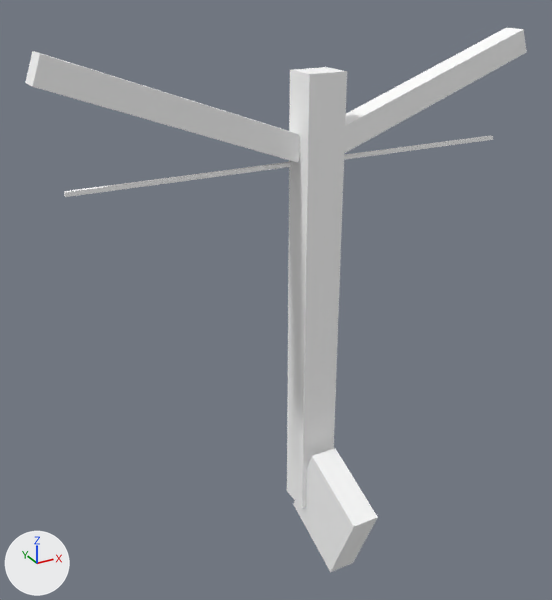
One commit to the glTF model prototypes/souls3d-concept/assets/foes/w_crossbow.glb: the scene before it, then after it.
The view is the same before and after, from a 50 mm camera at (-0.766, -1.183, 1.053) aimed at (-0.087, 0.052, 0.436). The axes (+X, +Y, +Z) are drawn at lower left. The lights are the same throughout. The first picture is the older version. Vertices at exactly the same position are counted once.

The scene before the commit, as lines of its bpy script (objects in view):
```python
me_w_crossbow = bpy.data.meshes.new('w_crossbow')
me_w_crossbow.from_pydata(...)  # 48 vertices, 72 faces; spans x -0.513..0.513, y -0.172..0.12, z -0.177..0.929
me_w_crossbow.materials.append(mat_foe)
ob_w_crossbow = bpy.data.objects.new('w_crossbow', me_w_crossbow)
ob_w_crossbow.location = (0.0, 0.0, 0.0)
```
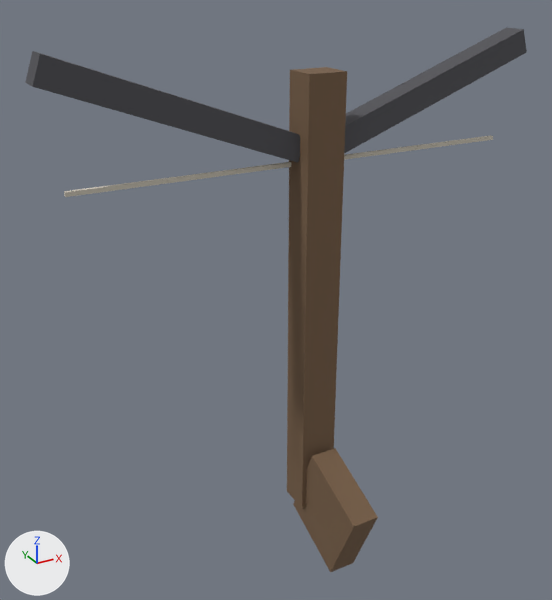
Boxes [x1, y1, x2, y2] around the edits, measured in the pictures (552 x 600 px):
```json
{"part": 1, "of": "me_w_crossbow", "change": "recoloured", "before": [287, 67, 378, 572], "after": [287, 67, 378, 572], "on screen": "white to brown"}
{"part": 2, "of": "me_w_crossbow", "change": "recoloured", "before": [25, 28, 527, 163], "after": [25, 28, 527, 163], "on screen": "white to dark grey"}
{"part": 3, "of": "me_w_crossbow", "change": "recoloured", "before": [64, 135, 493, 197], "after": [64, 135, 493, 197]}
```

The change, as JSON lines over the scene's bpy script:
```json
{"block": "me_w_crossbow", "where": "me_w_crossbow.from_pydata(...)  # 48 vertices, 72 faces; spans x -0.513..0.513, y -0.172..0.12, z -0.177..0.929"}
{"block": "me_w_crossbow", "where": "# used by ob_w_crossbow; location = (0.0, 0.0, 0.0)"}
{"block": "me_w_crossbow", "change": "me_w_crossbow part 1: 24 faces centred in x -0.04..0.04, y -0.146..0.085, z -0.154..0.875 are repainted in the vertex colours; the middle colour goes from white #ffffff to brown #765d45"}
{"block": "me_w_crossbow", "change": "me_w_crossbow part 2: 24 faces centred in x -0.508..0.508, y 0.045..0.095, z 0.726..0.914 are repainted in the vertex colours; the middle colour goes from white #ffffff to dark grey #505055"}
{"block": "me_w_crossbow", "change": "me_w_crossbow part 3: 12 faces centred in x -0.475..0.475, y 0.076..0.084, z 0.696..0.704 are repainted in the vertex colours; the middle colour goes from white #ffffff to pale yellow #cec7b8"}
```
